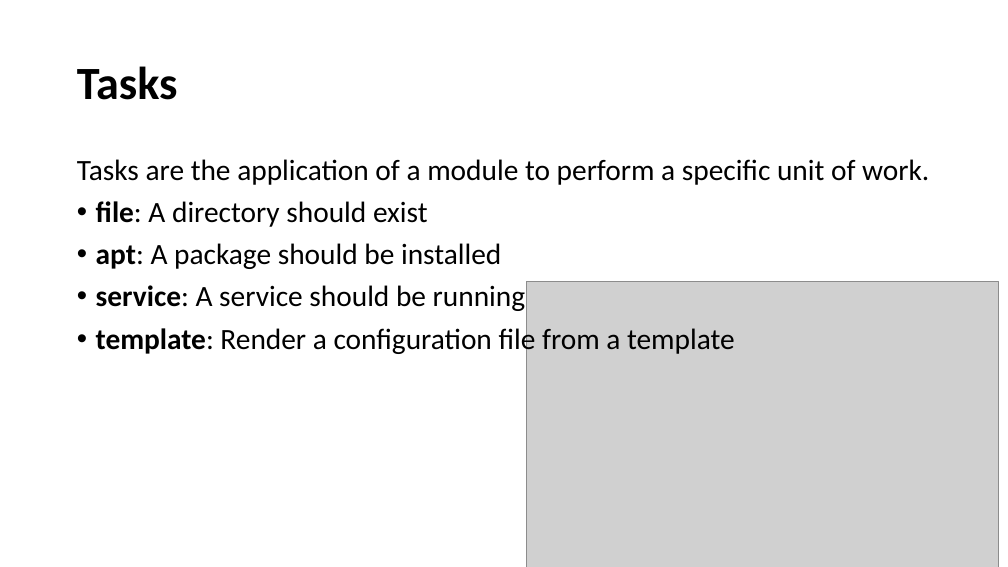
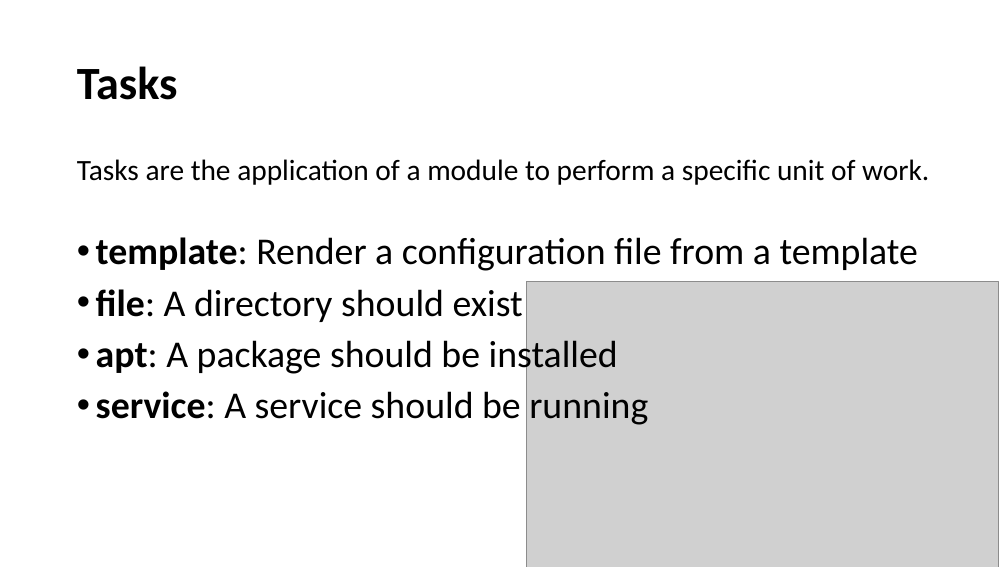
Before and after one commit to afnog/sse, a slide deck: slide 19 of ansible/Ansible_Presentation2019.pptx. Drawn at 1008x567 pixels with LibreOffice and Linux fonts; fonts in the diff are those of the drawing; grey boxes stand for pictures. Boxes give left, top, right and bottom in pixels: in the first picture for what was removed or moved away, otherwise in the second. Text is boxed around its words. In the diff, an @@ line names an element or a change of style, - is before the commit and + after.

```diff
--- a/ansible/Ansible_Presentation2019.pptx
+++ b/ansible/Ansible_Presentation2019.pptx
@@ text at <box>96,237,918,271</box>: paragraph added @@
+• template: Render a configuration file from a template
@@ text at <box>96,289,648,425</box>: size 28 to 36 pt in "file: A directory should exist", "apt: A package should be installed", "service: A service should be running" @@
@@ text at <box>96,324,735,356</box>: paragraph removed @@
-• template: Render a configuration file from a template
```
Also in this commit, not shown: 3 other slides changed, 1 other file.
